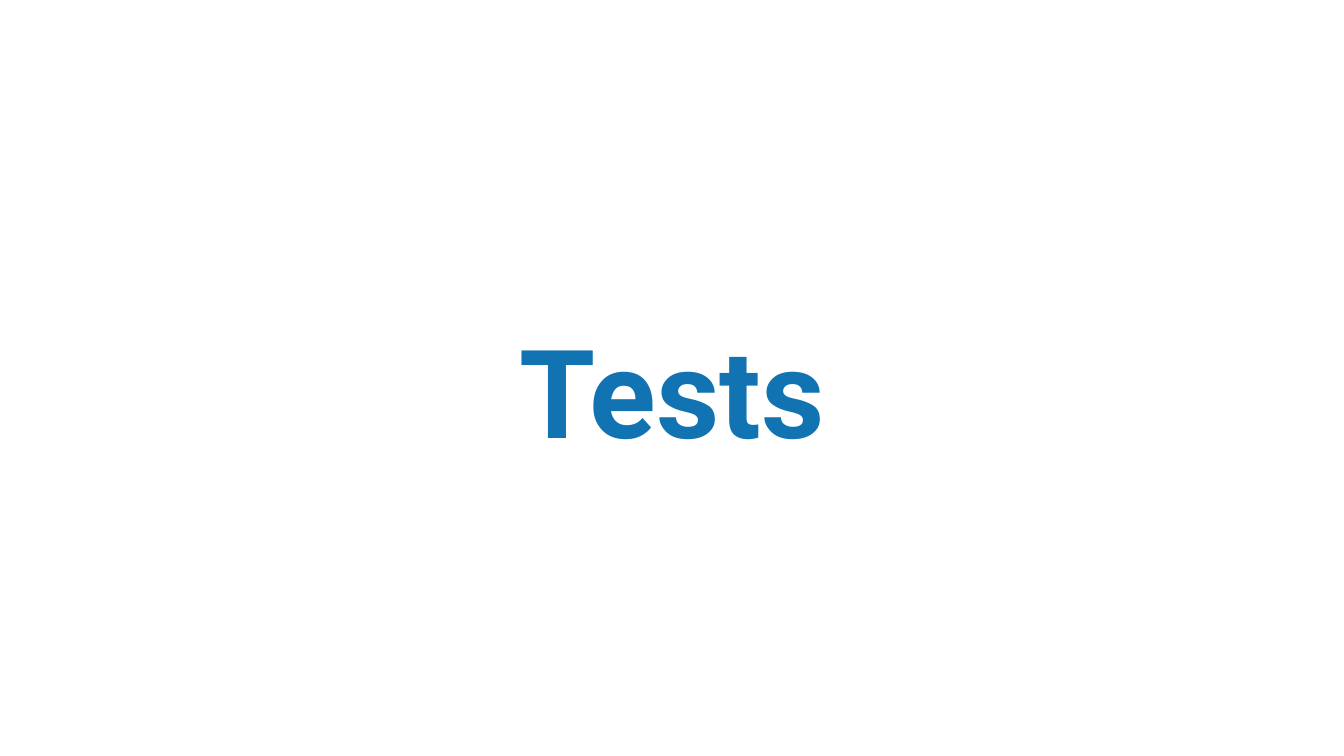
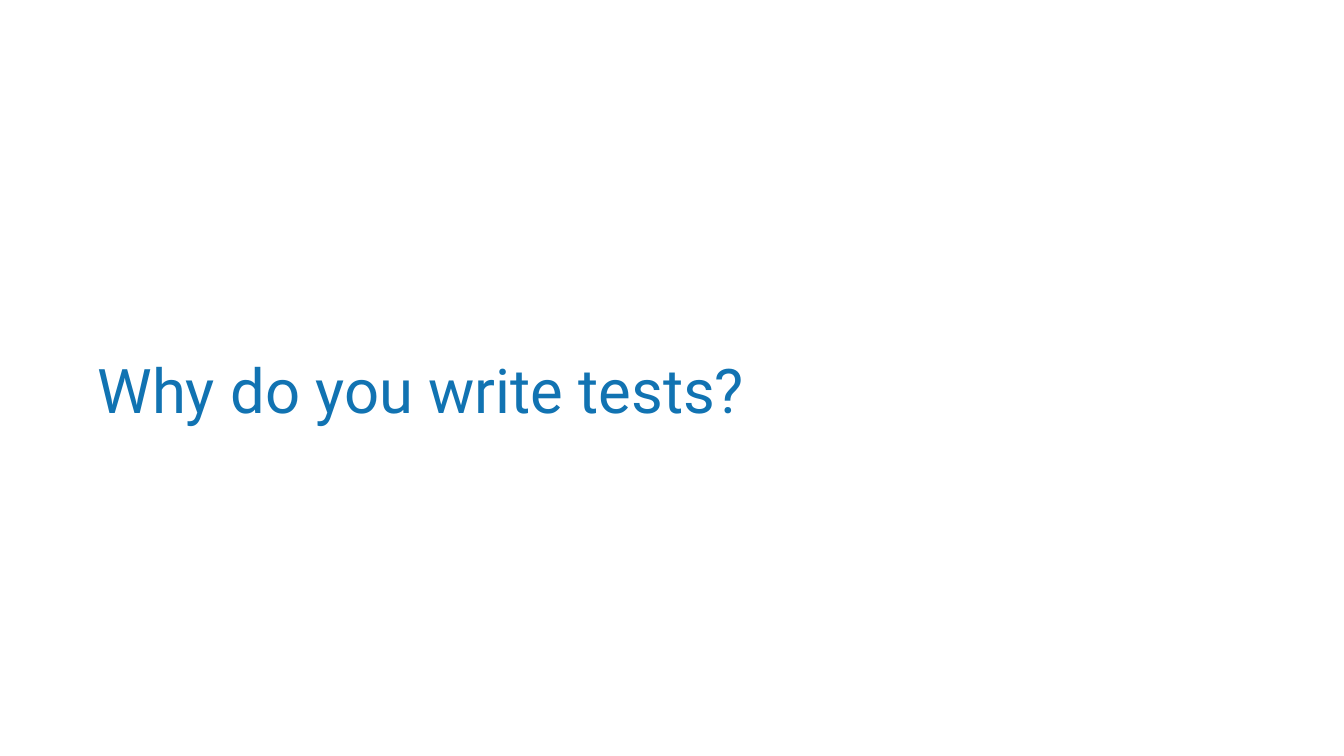
Before and after one commit to MatthewYKnowles/atlanta-code-camp-2019, a slide deck: slide 4 of And Now Seleniums Watch is Ended.pptx. Drawn at 1344x756 pixels with LibreOffice and Linux fonts; fonts in the diff are those of the drawing; background and template pictures are left out. Boxes give left, top, right and bottom in pixels: in the first picture for what was removed or moved away, otherwise in the second. Text is boxed around its words. In the diff, an @@ line names an element or a change of style, - is before the commit and + after.

```diff
--- a/And Now Seleniums Watch is Ended.pptx
+++ b/And Now Seleniums Watch is Ended.pptx
@@ title at <box>97,366,745,426</box>: text changed; size 88 to 44 pt; bold off @@
-Tests
+Why do you write tests?
```
Also in this commit, not shown: 4 other slides changed, 4 other files.
